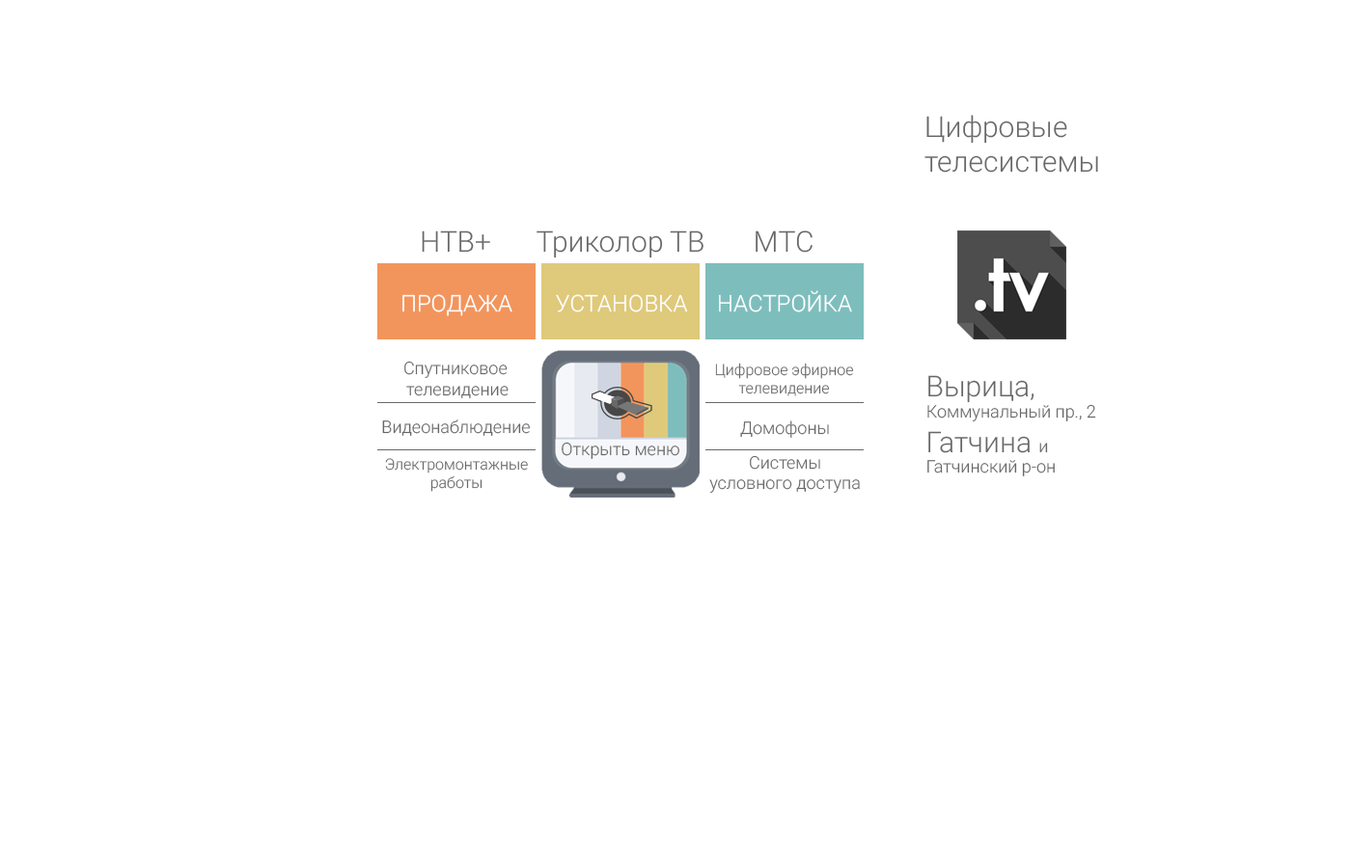
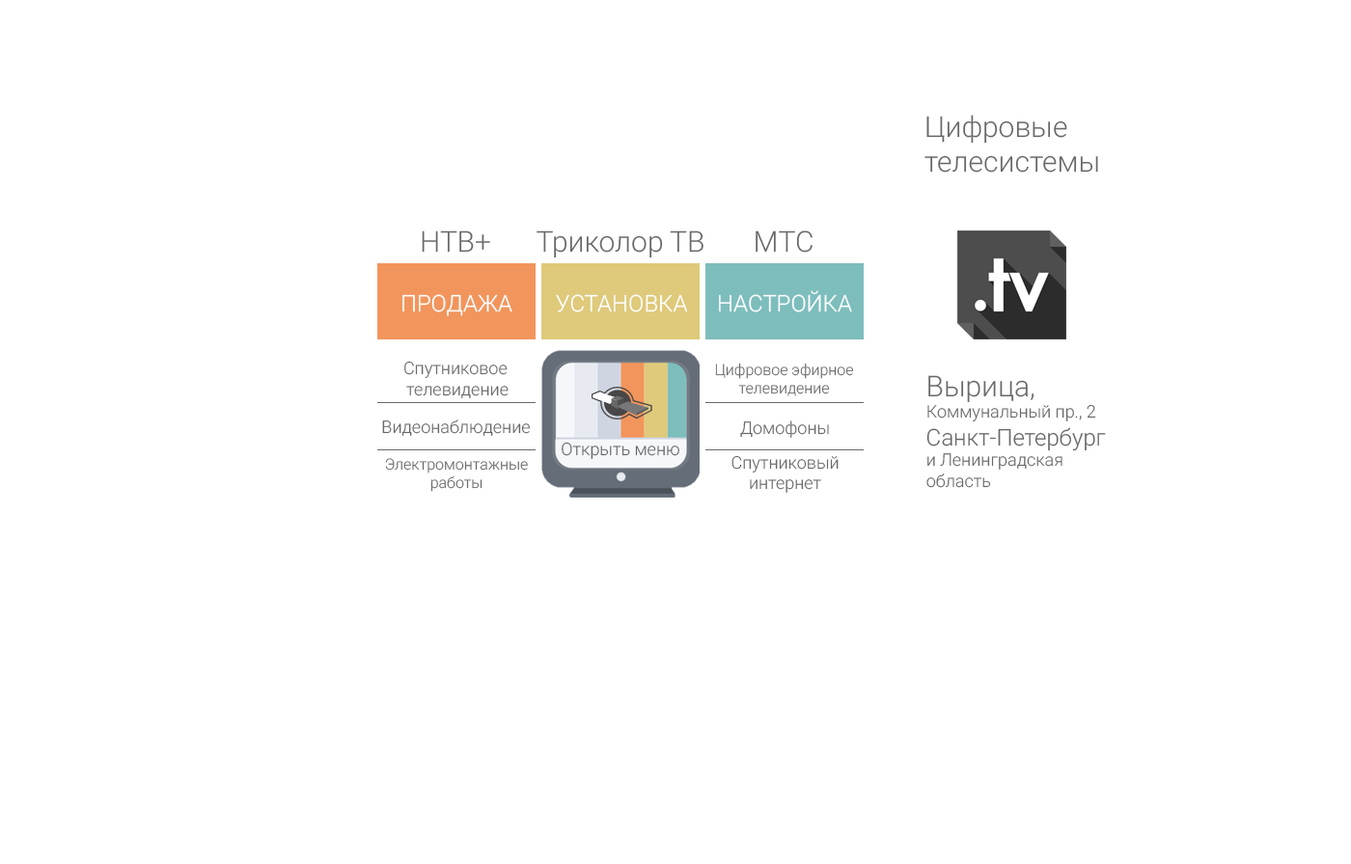
Comparing the layer stacks of the two 1351x864 images. Changes:
renamed "Системы условного доступа" to "Спутниковый интернет", painted on it over <box>709,455,860,494</box>
renamed "Вырица, Коммунальный пр., 2 Гатчина и Гатчинский р-он" to "Вырица, Коммунальный пр., 2 Санкт-Петербург и Ленинградская об", painted on it over <box>926,427,1106,489</box>
